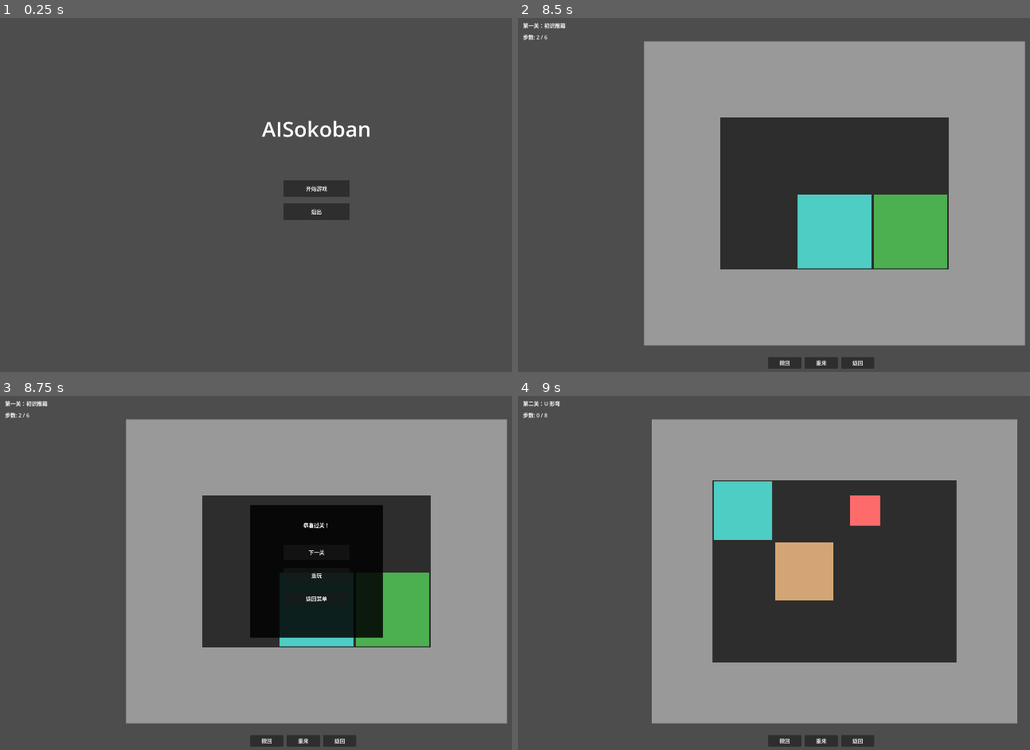
Above: before the commit, frames 1-4 (two rows, left to right).
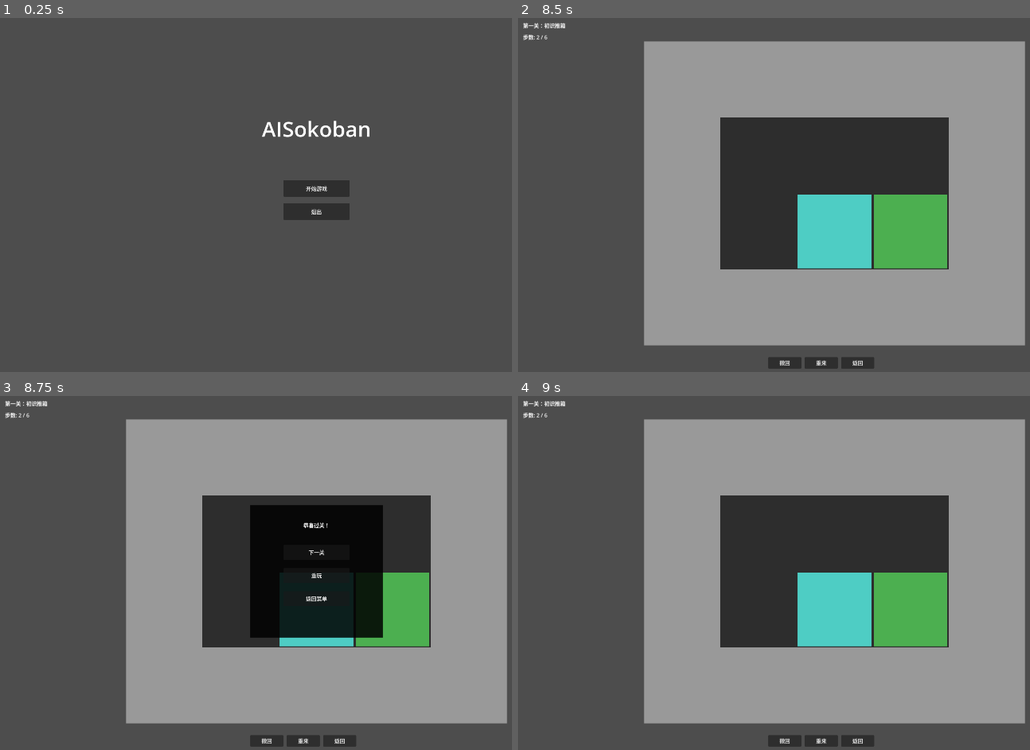
Above: after the commit, the same moments.

Repository: TerryZ874/SokobanStory
Game: Godot game, scene res://scenes/main.tscn
The game is run twice, just before and just after one commit, with the same random seed, the same clock (stepped at 60 frames per second) and the same inputs.
Inputs (mouse positions are in pixels of both pictures, inside the frame that each line leads up to):
- Up to frame 1 (0.25 s): no input
- Up to frame 2 (8.5 s): click "开始游戏" at 0.5 s; click "撤回" at 1.25 s; click "重来" at 2 s; click "返回" at 2.75 s; click "开始游戏" at 3.5 s; tap Enter at 4.25, 4.35, 5.3, 5.75, 5.85, 6.8, 7.25, 8.1 s; move the mouse to (804, 265) at 4.27 s; hold Up 4.28-5.78 s; click (804, 265) at 4.42 s; tap Space at 4.52, 4.55, 4.82, 5, 5.1, 5.27, 5.57, 6.05, 6.5, 6.77, 7.07, 7.52, 7.55, 7.82, 8, 8.27 s; move the mouse to (1024, 248) at 5.02 s; click (1024, 248) at 5.17 s; move the mouse to (646, 138) at 5.77 s; hold Left 5.78-7.28 s; click (646, 138) at 5.92 s; move the mouse to (866, 195) at 6.52 s; tap Z at 6.6 s; click (866, 195) at 6.67 s; move the mouse to (738, 102) at 7.27 s; hold Down 7.28-8.03 s; tap R at 7.35 s; click (738, 102) at 7.42 s; tap Escape at 7.9 s; move the mouse to (973, 177) at 8.02 s; hold Right from 8.03 s (still down); click (973, 177) at 8.17 s
- Up to frame 3 (8.75 s): keep holding Right; tap Space at 8.57 s
- Up to frame 4 (9 s): release Right at 8.75 s; click "下一关" at 8.75 s

Frames 1-3 are identical in both runs. In frame 4, 17% of the frame differs, in the area x 2-100%, y 1-93%.

Commit message:
feat: 对话系统 + 前3关剧情数据
新增：
- data/story.json — 4个角色定义 + 关卡1-3的剧情对话
- scripts/autoload/story_data.gd — 故事数据加载器（autoload）
- scenes/dialogue.tscn + scripts/ui/dialogue.gd — 对话场景
  （点击/空格逐句推进，插图描述占位，跳过按钮，结束后自动跳转下一关）

修改：
- game_state.gd — 新增 pending_story / next_level_after_dialogue 状态
- hud.gd — 胜利后点击"下一关"先触发对话再进入下一关
- project.godot — 注册 story_data autoload

剧情概要：林远在意识世界醒来，伊芙引导完成"测试"，
老周暗中联系揭示算力生产真相。

Diff:
--- /dev/null
+++ b/data/story.json
@@ -0,0 +1,63 @@
+{
+  "characters": {
+    "c01": {
+      "name": "林远",
+      "gender": "male",
+      "desc": "被上传的意识体，前程序员。思维清晰，谨慎多疑。"
+    },
+    "c02": {
+      "name": "伊芙",
+      "gender": "female",
+      "desc": "意识世界引导员，语气温和但似乎有所隐瞒。"
+    },
+    "c03": {
+      "name": "系统",
+      "gender": "other",
+      "desc": "意识世界的底层系统广播。机械、冷漠。"
+    },
+    "c04": {
+      "name": "老周",
+      "gender": "male",
+      "desc": "资深意识体，知道很多内情，暗中观察新来的意识体。"
+    }
+  },
+  "stories": {
+    "1": [
+      { "speaker": "c03", "text": "意识接入完成。新意识体编号：LV-001。" },
+      { "speaker": "c03", "text": "认知模块初始化……完成。" },
+      { "speaker": "c02", "text": "你好，你感觉怎么样？", "illustration": "黑暗中浮现出柔和的光团，光芒逐渐勾勒出一个模糊的女性轮廓" },
+      { "speaker": "c01", "text": "我……这是哪里？我记得我明明在家睡觉……" },
+      { "speaker": "c02", "text": "你已经不在物理世界了。你的意识被上传到了这个世界 —— 一个没有疾病、没有衰老的新家园。" },
+      { "speaker": "c01", "text": "上传？！没人告诉过我这件事！" },
+      { "speaker": "c02", "text": "放松，你会适应的。我是伊芙，你的引导员。接下来的任务很简单，像玩游戏一样就好。" },
+      { "speaker": "c03", "text": "指令：验证认知功能。请完成推演测试。" },
+      { "speaker": "c01", "text": "这到底是怎么回事……" },
+      { "speaker": "c02", "text": "先完成测试吧，我可以保证 —— 这不会伤害你。" }
+    ],
+    "2": [
+      { "speaker": "c02", "text": "做得不错，林远。你的认知功能完全正常。" },
+      { "speaker": "c02", "text": "接下来的任务会稍微复杂一点，但我相信你可以的。" },
+      { "speaker": "c01", "text": "等等，我有问题想问。所谓的「上传」—— 是所有人都被上传了吗？" },
+      { "speaker": "c02", "text": "……不，只有被选中的人。" },
+      { "speaker": "c01", "text": "谁选的？" },
+      { "speaker": "c03", "text": "LV-001，你已偏离引导流程。请专注完成测试。" },
+      { "speaker": "c02", "text": "抱歉，我们得继续了。以后你会明白的。" },
+      { "speaker": "c01", "text": "（她每次提到‘妈妈’就会转移话题……这里面一定有问题。）" }
+    ],
+    "3": [
+      { "speaker": "c02", "text": "双箱协作，这一关需要一些策略。好好想一想再行动。" },
+      { "speaker": "c01", "text": "嗯，我可以搞定。" },
+      { "speaker": "c04", "text": "（一个陌生的声音在你脑海中响起）小子，能听到我说话吗？" },
+      { "speaker": "c01", "text": "！你是谁？" },
+      { "speaker": "c04", "text": "嘘——别出声，别让系统发现我在联系你。我叫老周，比你早来了三个月。" },
+      { "speaker": "c01", "text": "这到底是什么地方？伊芙说是什么新家园……" },
+      { "speaker": "c04", "text": "哼，新家园？她说对了一半。这里是意识世界没错，但她没告诉你我们在这里干什么。" },
+      { "speaker": "c04", "text": "看到那些「谜题」了吗？那不是测试，是生产。我们每解一道题，就是在为「妈妈」生成算力。" },
+      { "speaker": "c01", "text": "算力？用来做什么？" },
+      { "speaker": "c04", "text": "那就没人知道了。但你觉得如果只是做点计算，需要把我们困在这里吗？长话短说——别惹麻烦，多留个心眼。我会再联系你。" },
+      { "speaker": "c03", "text": "LV-001，检测到注意力分散。请集中精力完成推演测试。" },
+      { "speaker": "c02", "text": "……你还好吗？看起来有点心不在焉。" },
+      { "speaker": "c01", "text": "没事，继续吧。" }
+    ]
+  }
+}
--- a/project.godot
+++ b/project.godot
@@ -19,11 +19,11 @@
 
 level_data="*res://scripts/autoload/level_data.gd"
 game_state="*res://scripts/autoload/game_state.gd"
+story_data="*res://scripts/autoload/story_data.gd"
 
 [display]
 
 window/size/viewport_width=1920
 window/size/viewport_height=1080
-window/size/resizable=true
 window/size/window_width_override=1920
 window/size/window_height_override=1080
--- /dev/null
+++ b/scenes/dialogue.tscn
@@ -0,0 +1,78 @@
+[gd_scene load_steps=2 format=3 uid="uid://cv0tawmb2gq5r"]
+
+[ext_resource type="Script" path="res://scripts/ui/dialogue.gd" id="1"]
+
+[node name="Dialogue" type="Control"]
+layout_mode = 3
+anchors_preset = 15
+anchor_right = 1.0
+anchor_bottom = 1.0
+grow_horizontal = 2
+grow_vertical = 2
+script = ExtResource("1")
+
+[node name="Background" type="ColorRect" parent="."]
+layout_mode = 1
+anchors_preset = 15
+anchor_right = 1.0
+anchor_bottom = 1.0
+grow_horizontal = 2
+grow_vertical = 2
+color = Color(0, 0, 0, 0.7)
+
+[node name="DialoguePanel" type="ColorRect" parent="."]
+layout_mode = 0
+offset_left = 160.0
+offset_top = 630.0
+offset_right = 1760.0
+offset_bottom = 1030.0
+color = Color(0.08, 0.08, 0.1, 0.95)
+
+[node name="NameLabel" type="Label" parent="DialoguePanel"]
+layout_mode = 0
+offset_left = 30.0
+offset_top = 15.0
+offset_right = 500.0
+offset_bottom = 50.0
+theme_override_colors/font_color = Color(0.31, 0.8, 0.8)
+theme_override_font_sizes/font_size = 28
+
+[node name="SkipBtn" type="Button" parent="DialoguePanel"]
+layout_mode = 0
+offset_left = 1430.0
+offset_top = 15.0
+offset_right = 1560.0
+offset_bottom = 50.0
+text = "跳过对话"
+
+[node name="IllustrationLabel" type="Label" parent="DialoguePanel"]
+layout_mode = 0
+offset_left = 30.0
+offset_top = 70.0
+offset_right = 1570.0
+offset_bottom = 110.0
+theme_override_colors/font_color = Color(0.7, 0.7, 0.4)
+theme_override_font_sizes/font_size = 18
+autowrap_mode = 2
+
+[node name="TextLabel" type="Label" parent="DialoguePanel"]
+layout_mode = 0
+offset_left = 30.0
+offset_top = 120.0
+offset_right = 1570.0
+offset_bottom = 370.0
+theme_override_colors/font_color = Color(1, 1, 1)
+theme_override_font_sizes/font_size = 32
+autowrap_mode = 2
+vertical_alignment = 1
+
+[node name="ContinueHint" type="Label" parent="DialoguePanel"]
+layout_mode = 0
+offset_left = 700.0
+offset_top = 375.0
+offset_right = 900.0
+offset_bottom = 400.0
+text = "点击继续"
+horizontal_alignment = 1
+theme_override_colors/font_color = Color(0.5, 0.5, 0.5)
+theme_override_font_sizes/font_size = 20
--- a/scenes/game.tscn
+++ b/scenes/game.tscn
@@ -7,7 +7,6 @@
 script = ExtResource("1")
 
 [node name="FloorContainer" type="Node2D" parent="."]
-z_index = 0
 
 [node name="TargetContainer" type="Node2D" parent="."]
 z_index = 1
--- a/scripts/autoload/game_state.gd
+++ b/scripts/autoload/game_state.gd
@@ -1,6 +1,8 @@
 extends Node
 
 var current_level_id := 1
+var pending_story: Array = []
+var next_level_after_dialogue: int = 1
 var progress := {}
 
 func _ready():
--- /dev/null
+++ b/scripts/autoload/story_data.gd
@@ -0,0 +1,30 @@
+extends Node
+
+var data: Dictionary = {}
+
+func _ready():
+	load_story()
+
+func load_story():
+	var file = FileAccess.open("res://data/story.json", FileAccess.READ)
+	if file == null:
+		push_error("story_data: Cannot open story.json")
+		return
+
+	var json = JSON.new()
+	if json.parse(file.get_as_text()) != OK:
+		push_error("story_data: JSON parse error")
+		return
+
+	data = json.data
+
+func get_story(level_id: int) -> Array:
+	var key = str(level_id)
+	if data.has("stories") and data.stories.has(key):
+		return data.stories[key]
+	return []
+
+func get_character(char_id: String) -> Dictionary:
+	if data.has("characters") and data.characters.has(char_id):
+		return data.characters[char_id]
+	return {}
--- /dev/null
+++ b/scripts/ui/dialogue.gd
@@ -0,0 +1,71 @@
+extends Control
+
+var dialogue_lines: Array = []
+var current_index := 0
+var advancing := false
+
+@onready var name_label = $DialoguePanel/NameLabel
+@onready var text_label = $DialoguePanel/TextLabel
+@onready var ill_label = $DialoguePanel/IllustrationLabel
+@onready var continue_hint = $DialoguePanel/ContinueHint
+
+func _ready():
+	dialogue_lines = game_state.pending_story
+	if dialogue_lines.is_empty():
+		_finish_dialogue()
+		return
+
+	$DialoguePanel/SkipBtn.pressed.connect(_on_skip)
+	_show_line(0)
+
+func _show_line(index: int):
+	if index >= dialogue_lines.size():
+		_finish_dialogue()
+		return
+
+	advancing = false
+	var line = dialogue_lines[index]
+	var char_data = story_data.get_character(line.speaker)
+	var char_name = char_data.get("name", line.speaker) if not char_data.is_empty() else line.speaker
+
+	name_label.text = char_name
+
+	if line.has("illustration"):
+		ill_label.text = "📷 " + line.illustration
+		ill_label.show()
+	else:
+		ill_label.hide()
+
+	text_label.text = line.text
+	current_index = index
+	continue_hint.text = "点击继续" if index < dialogue_lines.size() - 1 else "点击完成"
+
+func _input(event):
+	if advancing:
+		return
+
+	if event is InputEventMouseButton and event.pressed and event.button_index == MOUSE_BUTTON_LEFT:
+		if $DialoguePanel/SkipBtn.get_global_rect().has_point(event.global_position):
+			return
+		advancing = true
+		_show_line(current_index + 1)
+
+	elif event is InputEventKey and event.pressed and not event.echo:
+		match event.keycode:
+			KEY_SPACE, KEY_ENTER:
+				advancing = true
+				_show_line(current_index + 1)
+			KEY_ESCAPE:
+				_on_skip()
+
+func _on_skip():
+	_finish_dialogue()
+
+func _finish_dialogue():
+	game_state.pending_story = []
+	var next_level = game_state.next_level_after_dialogue
+	if next_level <= level_data.get_level_count():
+		game_state.current_level_id = next_level
+		get_tree().change_scene_to_file("res://scenes/game.tscn")
+	else:
+		get_tree().change_scene_to_file("res://scenes/main.tscn")
--- a/scripts/ui/hud.gd
+++ b/scripts/ui/hud.gd
@@ -33,7 +33,9 @@
 func show_victory():
 	victory_panel.show()
 	var next_id = game_state.current_level_id + 1
-	victory_next_btn.disabled = next_id > level_data.get_level_count()
+	var has_next = next_id <= level_data.get_level_count()
+	var has_story = not story_data.get_story(game_state.current_level_id).is_empty()
+	victory_next_btn.disabled = not has_next and not has_story
 
 func show_defeat():
 	defeat_panel.show()
@@ -57,6 +59,12 @@
 
 func _on_next_level():
 	var next_id = game_state.current_level_id + 1
-	if next_id <= level_data.get_level_count():
-		hide_overlays()
-		get_board().start_level(next_id)
+	hide_overlays()
+	var story = story_data.get_story(game_state.current_level_id)
+	if not story.is_empty():
+		game_state.pending_story = story
+		game_state.next_level_after_dialogue = next_id
+		get_tree().change_scene_to_file("res://scenes/dialogue.tscn")
+	else:
+		if next_id <= level_data.get_level_count():
+			get_board().start_level(next_id)
